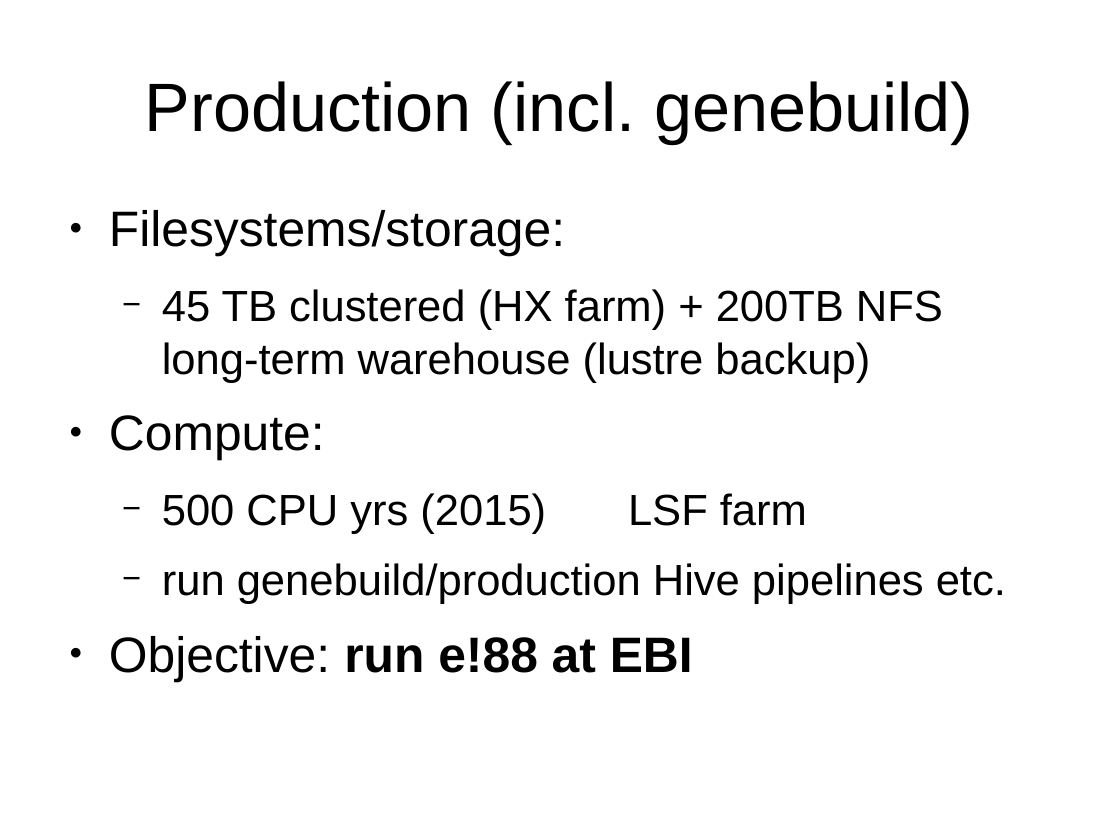
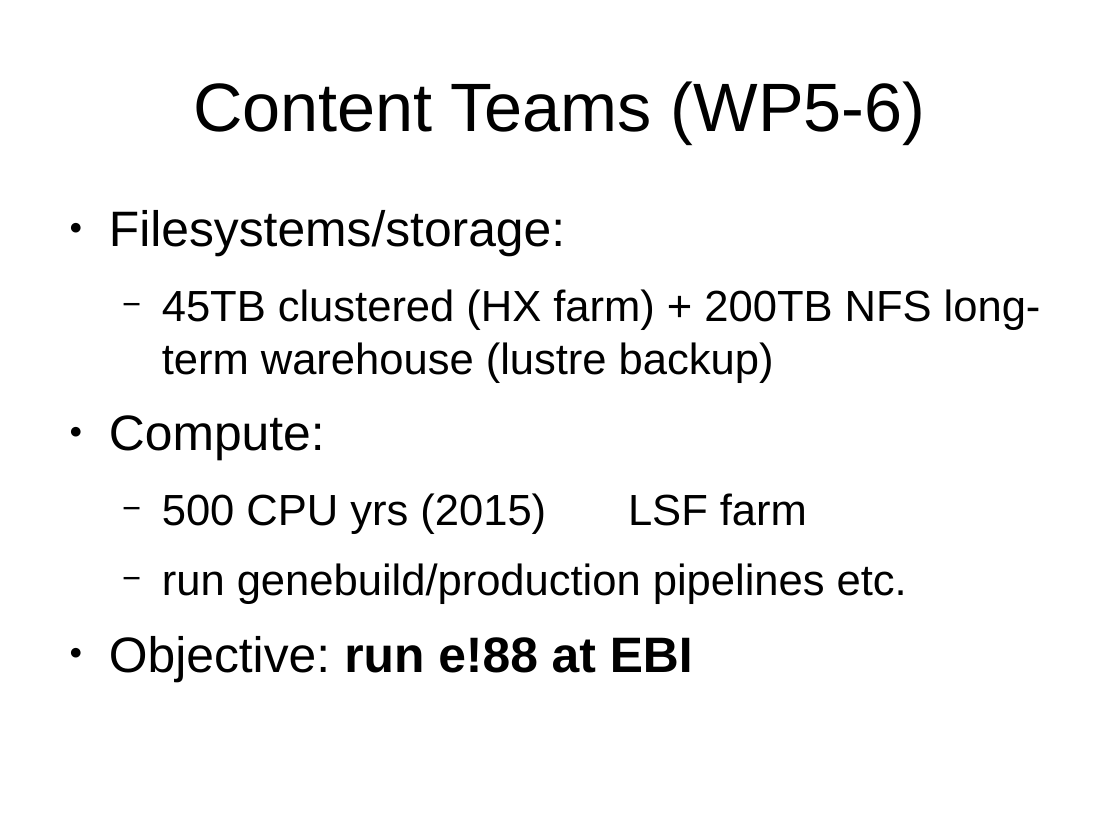
Before and after one commit to avullo/ensembl-migration-pm, a slide deck: slide 27 of data-review-10-16/talk.odp. Drawn at 1120x840 pixels with LibreOffice and Linux fonts; fonts in the diff are those of the drawing; background and template pictures are left out. Boxes give left, top, right and bottom in pixels: in the first picture for what was removed or moved away, otherwise in the second. Text is boxed around its words. In the diff, an @@ line names an element or a change of style, - is before the commit and + after.

Commit message:
Minor updates.

```diff
--- a/data-review-10-16/talk.odp
+++ b/data-review-10-16/talk.odp
@@ title at [193, 81, 926, 143]: text changed @@
-Production (incl. genebuild)
+Content Teams (WP5-6)
@@ text at [162, 289, 1041, 383]: spaces changed @@
-  − 45 TB clustered (HX farm) + 200TB NFS long-term warehouse (lustre backup)
+  − 45TB clustered (HX farm) + 200TB NFS long-term warehouse (lustre backup)
@@ text at [162, 563, 907, 604]: text changed @@
-  − run genebuild/production Hive pipelines etc.
+  − run genebuild/production pipelines etc.
```
Also in this commit, not shown: 12 other slides changed.
